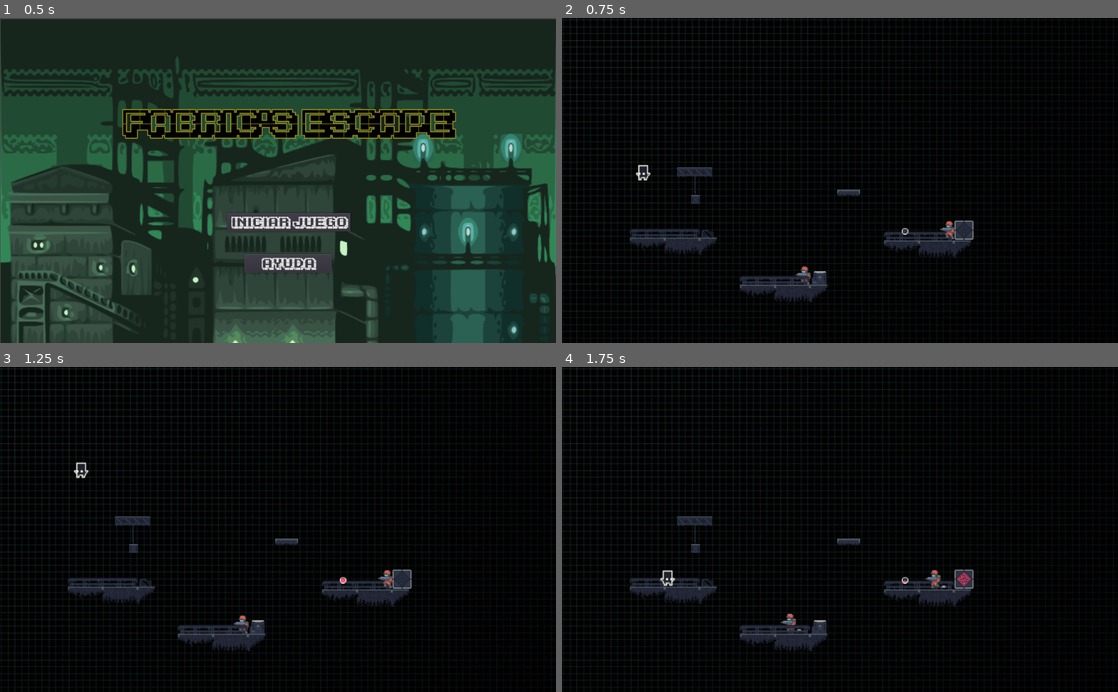
Above: before the commit, frames 1-4 (two rows, left to right).
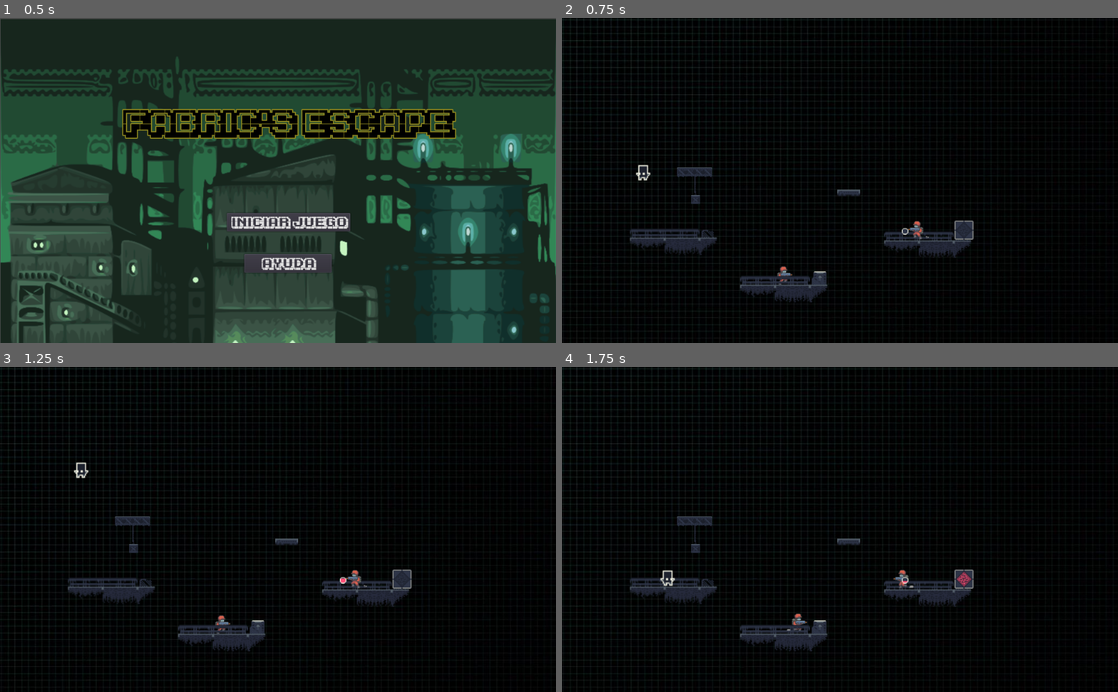
Above: after the commit, the same moments.

Repository: sennedjem/-unq-ipv-minion3
Game: Godot game, scene res://Resources/EscenaInicial.tscn
The game is run twice, just before and just after one commit, with the same random seed, the same clock (stepped at 60 frames per second) and the same inputs. Sound files missing from this copy of the repository are replaced by a short silence.
Inputs:
- Up to frame 1 (0.5 s): no input
- Up to frame 2 (0.75 s): click "Iniciar juego" at 0.5 s
- Up to frame 3 (1.25 s): no input
- Up to frame 4 (1.75 s): tap Enter (ui_accept) at 1.25, 1.52 s; hold Right (ui_right) from 1.28 s (still down)

Frame 1 is identical in both runs. In frame 2, 0.3% of the frame differs, in the area x 38-71%, y 62-83%; in frame 3, 0.3%; in frame 4, 0.3%.

Commit message:
merge con pantalla de ayuda

Diff:
--- a/Niveles/NivelPresentacion.tscn
+++ b/Niveles/NivelPresentacion.tscn
@@ -89,7 +89,7 @@
 texture = ExtResource( 1 )
 
 [node name="EnemigoRojo" parent="Plataformas/plataforma4" instance=ExtResource( 15 )]
-position = Vector2( 19.6103, -8.35689 )
+position = Vector2( -10, -8.357 )
 scale = Vector2( 0.5, 0.5 )
 
 [node name="CollisionShape2D" type="CollisionShape2D" parent="Plataformas/plataforma4"]
@@ -129,7 +129,7 @@
 shape = SubResource( 6 )
 
 [node name="EnemigoRojo" parent="Plataformas/plataforma2" instance=ExtResource( 15 )]
-position = Vector2( 19, -7.531 )
+position = Vector2( 0, -7.531 )
 scale = Vector2( 0.5, 0.5 )
 
 [node name="plataforma2" type="Sprite" parent="Plataformas/plataforma2"]
--- a/Scripts/EnemigoRojo.gd
+++ b/Scripts/EnemigoRojo.gd
@@ -16,9 +16,17 @@
 
 # Called when the node enters the scene tree for the first time.
 func _ready():
-	$AnimatedSprite.flip_h = true
 	$Timer.autostart = false
 	rng.randomize()
+	var random = rng.randf()
+	if random>0.5:
+		print('mas')
+		direcction = "right"
+		$AnimatedSprite.flip_h = false
+	else:
+		print('menos')
+		direcction ="left"
+		$AnimatedSprite.flip_h = true
 	pass # Replace with function body.
 
 
